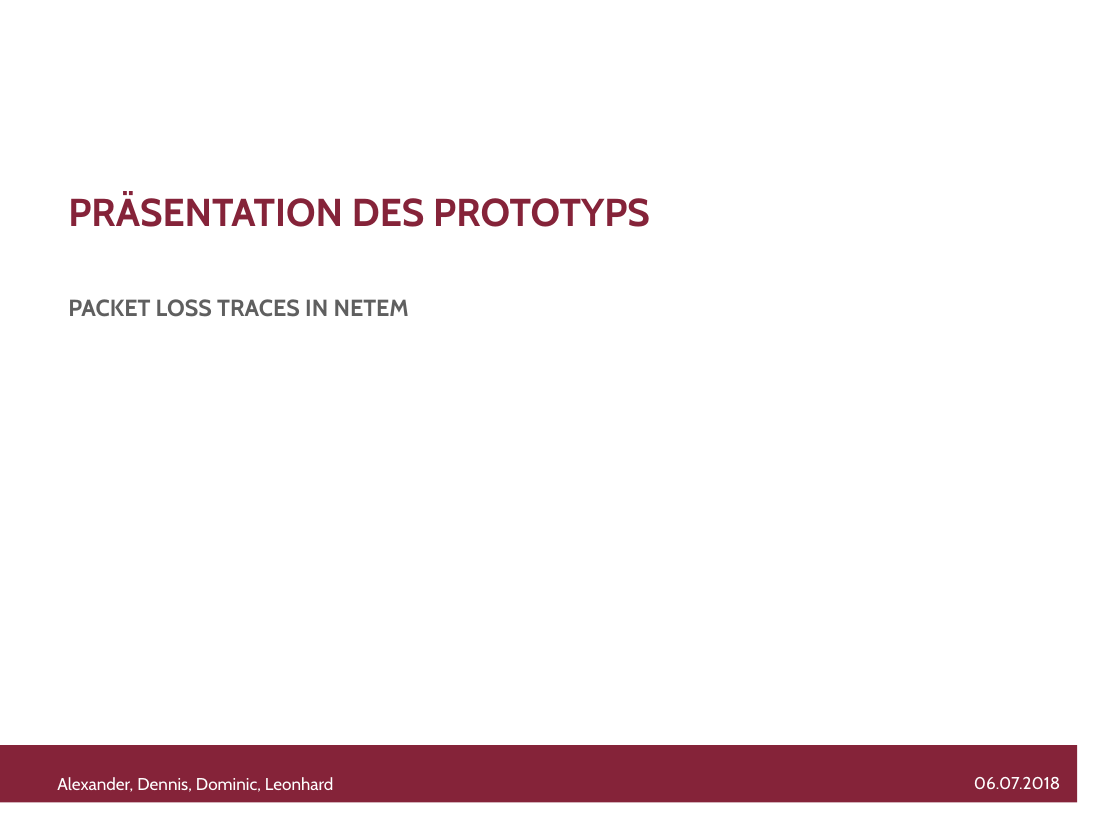
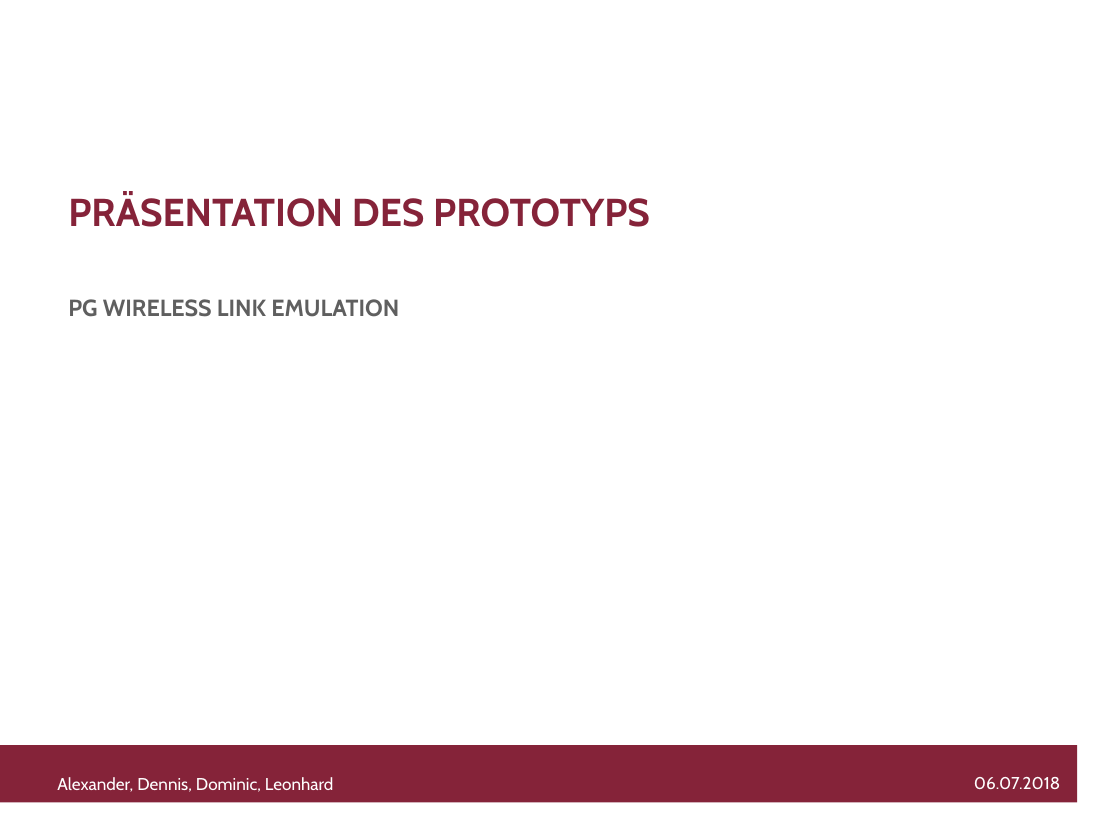
Before and after one commit to WiLEProjekt/Prototyp, a slide deck: slide 1 of Prototyp_Präsentation.pptx. Drawn at 1120x840 pixels with LibreOffice and Linux fonts; fonts in the diff are those of the drawing; background and template pictures are left out. Boxes give left, top, right and bottom in pixels: in the first picture for what was removed or moved away, otherwise in the second. Text is boxed around its words. In the diff, an @@ line names an element or a change of style, - is before the commit and + after.

Commit message:
small fix

```diff
--- a/Prototyp_Präsentation.pptx
+++ b/Prototyp_Präsentation.pptx
@@ text at <box>68,299,399,317</box>: text changed @@
-PACKET LOSS TRACES IN NETEM
+PG WIRELESS LINK EMULATION
```
